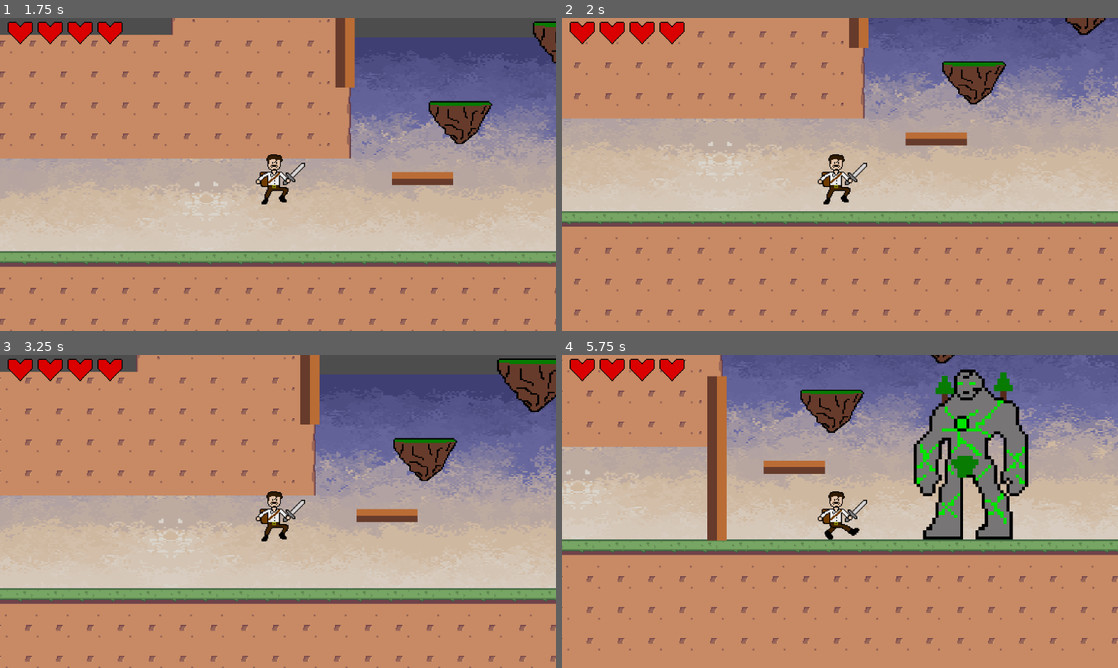
Above: before the commit, frames 1-4 (two rows, left to right).
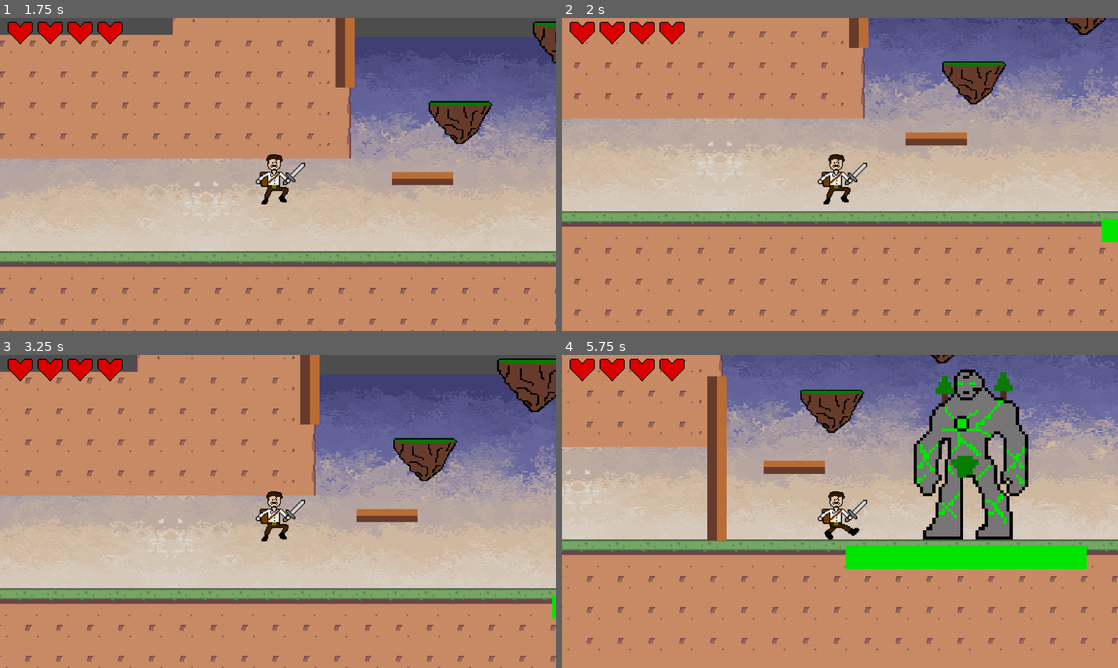
Above: after the commit, the same moments.

Repository: bscott519/ColossalCrisisGame
Game: Godot game, scene res://Scenes/level_5.tscn
The game is run twice, just before and just after one commit, with the same random seed, the same clock (stepped at 60 frames per second) and the same inputs. This scene is started directly instead of the project's main scene. The engine's default icon, where the game draws it, is replaced by a stand-in: a white triangle on a blue panel in a dark square. Sound files missing from this copy of the repository are replaced by a short silence.
Inputs (mouse positions are in pixels of both pictures, inside the frame that each line leads up to):
- Up to frame 1 (1.75 s): tap Enter (enter) at 0.5, 1.35 s; move the mouse to (400, 158) at 0.52 s; hold D (right) from 0.53 s (still down); click (400, 158) at 0.6 s; tap Space (jump) at 0.77, 1.52 s; move the mouse to (166, 190) at 1.27 s
- Up to frame 2 (2 s): keep holding D (right)
- Up to frame 3 (3.25 s): move the mouse to (333, 442) at 2.02 s; release D (right) at 2.03 s; hold A (left) 2.03-2.78 s; click (333, 442) at 2.1 s; move the mouse to (250, 574) at 2.77 s; hold D (right) from 2.78 s (still down); tap Enter (enter) at 2.85 s; tap Space (jump) at 3.02 s
- Up to frame 4 (5.75 s): move the mouse to (1006, 558) at 3.52 s; click (1006, 558) at 3.6 s; tap Space (jump) at 3.77, 4.52 s; move the mouse to (673, 464) at 4.27 s; release D (right) at 4.28 s; hold A (left) 4.28-5.03 s; tap Enter (enter) at 4.35 s; move the mouse to (867, 511) at 5.02 s; hold D (right) from 5.03 s (still down); click (867, 511) at 5.1 s

Frame 1 is identical in both runs. In frame 2, 0.2% of the frame differs, in the area x 97-100%, y 64-72%; in frame 3, less than 0.1%; in frame 4, 3.3%, in the area x 51-95%, y 60-69%.

Commit message:
added earth giant health bar

Diff:
--- a/Scenes/boss_door.tscn
+++ b/Scenes/boss_door.tscn
@@ -60,6 +60,33 @@
 "values": [Vector2(0, 34)]
 }
 
+[sub_resource type="Animation" id="Animation_qjpv5"]
+resource_name = "Opening"
+tracks/0/type = "value"
+tracks/0/imported = false
+tracks/0/enabled = true
+tracks/0/path = NodePath("CollisionShape2D:position")
+tracks/0/interp = 1
+tracks/0/loop_wrap = true
+tracks/0/keys = {
+"times": PackedFloat32Array(0, 0.6),
+"transitions": PackedFloat32Array(1, 1),
+"update": 0,
+"values": [Vector2(0, 34), Vector2(0, 0)]
+}
+tracks/1/type = "value"
+tracks/1/imported = false
+tracks/1/enabled = true
+tracks/1/path = NodePath("Sprite2D:position")
+tracks/1/interp = 1
+tracks/1/loop_wrap = true
+tracks/1/keys = {
+"times": PackedFloat32Array(0, 0.6),
+"transitions": PackedFloat32Array(1, 1),
+"update": 0,
+"values": [Vector2(0, 34), Vector2(1.75111e-09, -0.0400606)]
+}
+
 [sub_resource type="Animation" id="Animation_8l8j6"]
 length = 0.001
 tracks/0/type = "value"
@@ -115,33 +142,6 @@
 "values": [Vector2(0, 0)]
 }
 
-[sub_resource type="Animation" id="Animation_qjpv5"]
-resource_name = "Opening"
-tracks/0/type = "value"
-tracks/0/imported = false
-tracks/0/enabled = true
-tracks/0/path = NodePath("CollisionShape2D:position")
-tracks/0/interp = 1
-tracks/0/loop_wrap = true
-tracks/0/keys = {
-"times": PackedFloat32Array(0, 0.6),
-"transitions": PackedFloat32Array(1, 1),
-"update": 0,
-"values": [Vector2(0, 34), Vector2(0, 0)]
-}
-tracks/1/type = "value"
-tracks/1/imported = false
-tracks/1/enabled = true
-tracks/1/path = NodePath("Sprite2D:position")
-tracks/1/interp = 1
-tracks/1/loop_wrap = true
-tracks/1/keys = {
-"times": PackedFloat32Array(0, 0.6),
-"transitions": PackedFloat32Array(1, 1),
-"update": 0,
-"values": [Vector2(0, 34), Vector2(1.75111e-09, -0.0400606)]
-}
-
 [sub_resource type="AnimationLibrary" id="AnimationLibrary_xhuks"]
 _data = {
 &"Active": SubResource("Animation_pnsyp"),
--- a/Scenes/earth_giant.tscn
+++ b/Scenes/earth_giant.tscn
@@ -139,6 +139,12 @@
 [sub_resource type="RectangleShape2D" id="RectangleShape2D_vgat6"]
 size = Vector2(53, 20)
 
+[sub_resource type="StyleBoxFlat" id="StyleBoxFlat_vgat6"]
+bg_color = Color(0.288518, 0.288518, 0.288518, 1)
+
+[sub_resource type="StyleBoxFlat" id="StyleBoxFlat_horgh"]
+bg_color = Color(0, 0.894118, 0, 1)
+
 [node name="EarthGiant" type="CharacterBody2D" groups=["enemies"]]
 script = ExtResource("1_kl2yr")
 
@@ -183,6 +189,17 @@
 
 [node name="DisableEGDamageArea" type="Timer" parent="."]
 one_shot = true
+
+[node name="EGHealthBar" type="ProgressBar" parent="."]
+offset_left = -39.0
+offset_top = 33.0
+offset_right = 39.0
+offset_bottom = 60.0
+scale = Vector2(1, 0.279998)
+theme_override_styles/background = SubResource("StyleBoxFlat_vgat6")
+theme_override_styles/fill = SubResource("StyleBoxFlat_horgh")
+max_value = 10.0
+show_percentage = false
 
 [connection signal="animation_finished" from="AnimatedSprite2D" to="." method="_on_animated_sprite_2d_animation_finished"]
 [connection signal="timeout" from="AttackCooldown" to="." method="_on_attack_cooldown_timeout"]
--- a/Scenes/level_5.tscn
+++ b/Scenes/level_5.tscn
@@ -228,7 +228,6 @@
 
 [node name="CollisionShape2D" type="CollisionShape2D" parent="Ccw1Platform7/StaticBody2D"]
 position = Vector2(1.33325, -12.5)
-scale = Vector2(1, 1)
 shape = SubResource("RectangleShape2D_wrjdp")
 one_way_collision = true
 
@@ -241,7 +240,6 @@
 
 [node name="CollisionShape2D" type="CollisionShape2D" parent="Ccw1Platform9/StaticBody2D"]
 position = Vector2(0.77771, -12.5)
-scale = Vector2(1, 1)
 shape = SubResource("RectangleShape2D_wrjdp")
 one_way_collision = true
 
@@ -254,7 +252,6 @@
 
 [node name="CollisionShape2D" type="CollisionShape2D" parent="Ccw1Platform10/StaticBody2D"]
 position = Vector2(0.77771, -12.5)
-scale = Vector2(1, 1)
 shape = SubResource("RectangleShape2D_wrjdp")
 one_way_collision = true
 
@@ -267,7 +264,6 @@
 
 [node name="CollisionShape2D" type="CollisionShape2D" parent="Ccw1Platform8/StaticBody2D"]
 position = Vector2(1.33325, -12.5)
-scale = Vector2(1, 1)
 shape = SubResource("RectangleShape2D_wrjdp")
 one_way_collision = true
 
--- a/Scripts/earth_giant.gd
+++ b/Scripts/earth_giant.gd
@@ -48,6 +48,8 @@
 	attack_cooldown.start()
 
 func _physics_process(delta):
+	$EGHealthBar.value = health
+
 	match current_state:
 		State.IDLE:
 			# Do nothing until player is found
Not shown: 1 places in Scenes/earth_giant.tscn that only renumber resources
